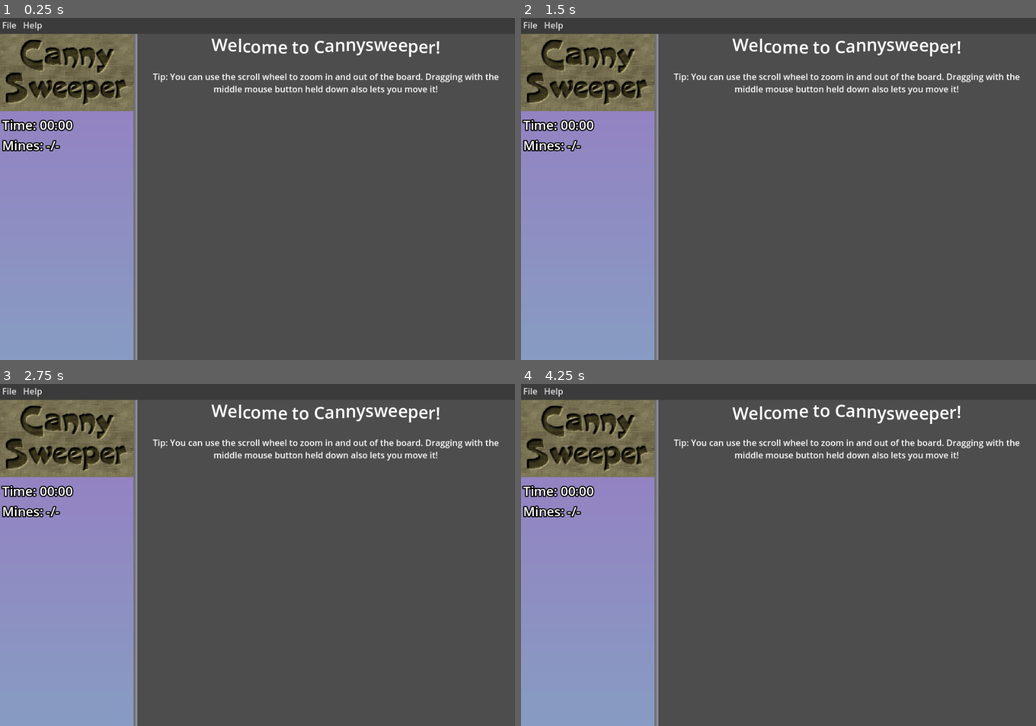
Above: before the commit, frames 1-4 (two rows, left to right).
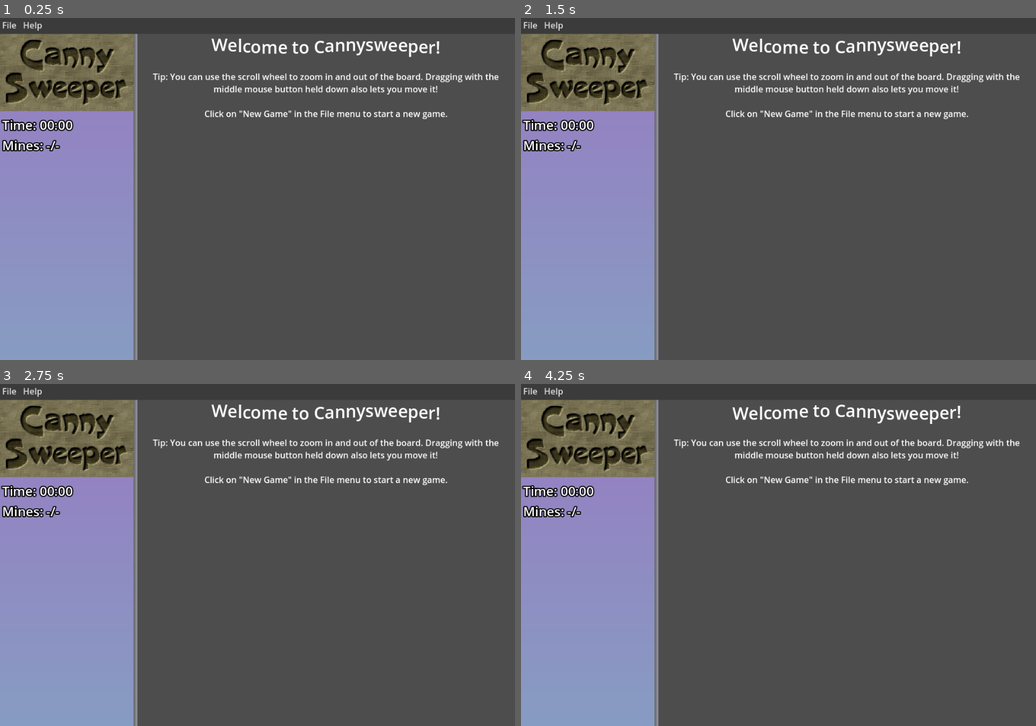
Above: after the commit, the same moments.

Repository: w8t3rmelon/cannysweeper
Game: Godot game, scene res://Scenes/Main.tscn
Two runs of this game, one before a commit and one after it. Both use one fixed random seed, a clock stepped at 60 frames per second and the inputs below.
Inputs (mouse positions are in pixels of both pictures, inside the frame that each line leads up to):
- Up to frame 1 (0.25 s): no input
- Up to frame 2 (1.5 s): move the mouse to (891, 171) at 0.52 s; click (891, 171) at 0.67 s; move the mouse to (675, 206) at 1.27 s; click (675, 206) at 1.42 s
- Up to frame 3 (2.75 s): move the mouse to (309, 479) at 2.02 s; click (309, 479) at 2.17 s
- Up to frame 4 (4.25 s): move the mouse to (752, 623) at 2.77 s; click (752, 623) at 2.92 s; move the mouse to (933, 606) at 3.52 s; click (933, 606) at 3.67 s

The runs differ from the first frame. In frame 1, 0.4% of the frame differs, in the area x 39-87%, y 26-30%; in frame 2, 0.4%; in frame 3, 0.4%; in frame 4, 0.4%.

Commit message:
add stuff to welcome screen

Diff:
--- a/Scenes/Main.tscn
+++ b/Scenes/Main.tscn
@@ -59,7 +59,9 @@
 bbcode_enabled = true
 text = "[center][font_size=32][wave freq=10 amp=30]Welcome to Cannysweeper![/wave]
 [font_size=16]
-Tip: You can use the scroll wheel to zoom in and out of the board. Dragging with the middle mouse button held down also lets you move it!"
+Tip: You can use the scroll wheel to zoom in and out of the board. Dragging with the middle mouse button held down also lets you move it!
+
+Click on \"New Game\" in the File menu to start a new game."
 
 [node name="Board" type="Control" parent="GameView"]
 custom_minimum_size = Vector2(512, 480)
Not shown: 1 places in Scenes/Main.tscn that only renumber resources
